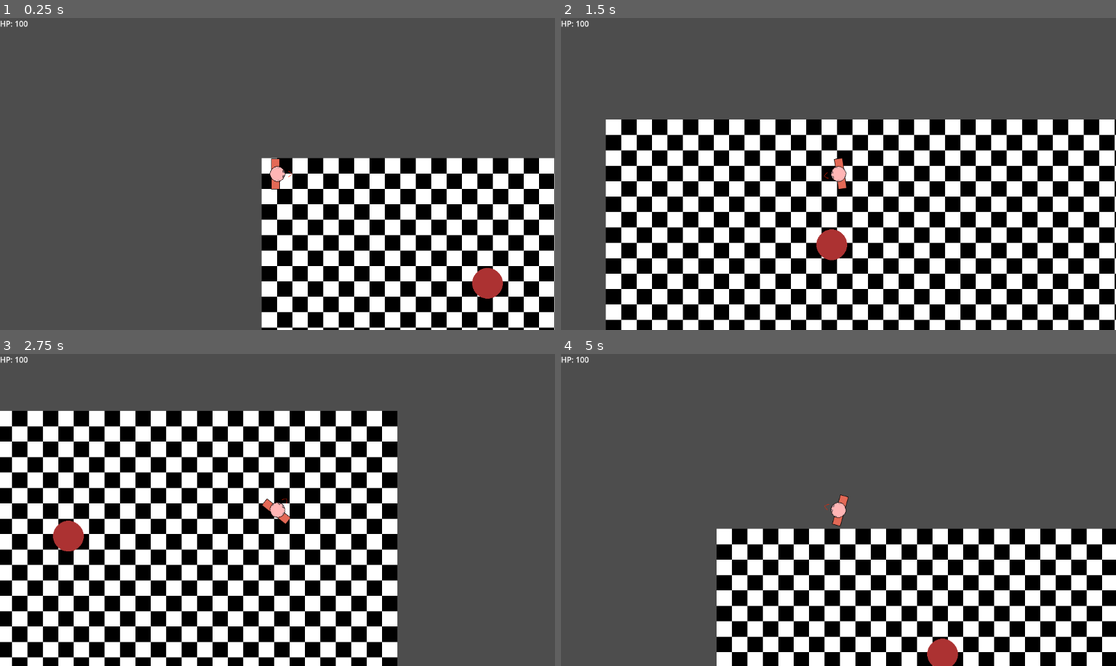
Above: before the commit, frames 1-4 (two rows, left to right).
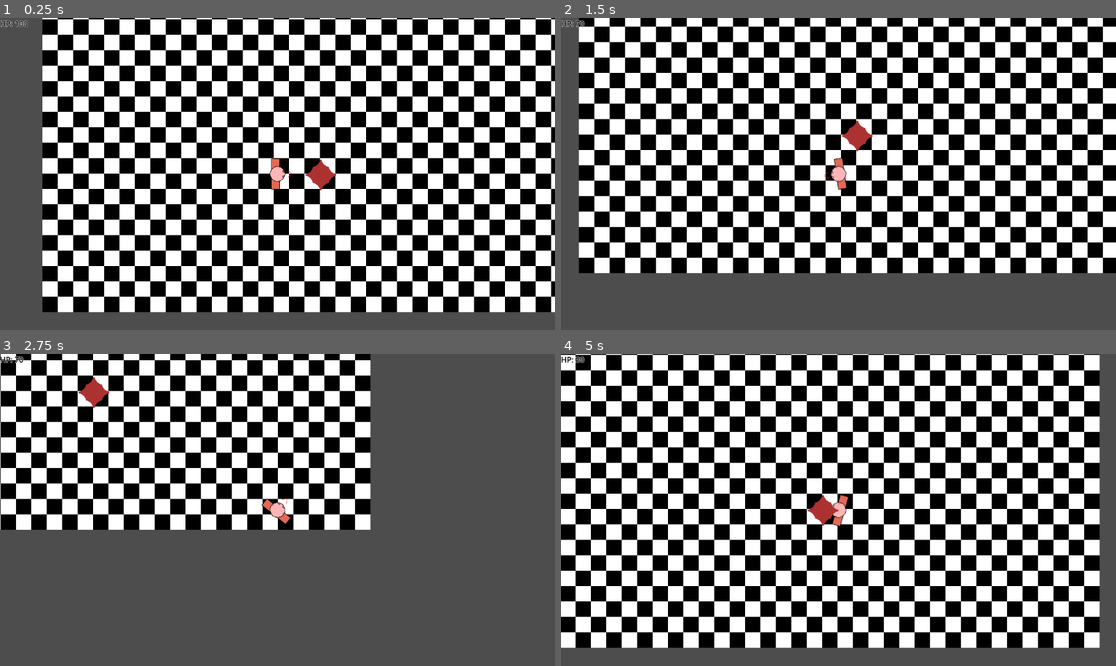
Above: after the commit, the same moments.

Repository: Vooyatel-cmyk/Project77
Game: Godot game, scene res://main.tscn
Same seed, same stepped clock (60 frames per second), same inputs: the game is played once before the commit and once after it.
Inputs (mouse positions are in pixels of both pictures, inside the frame that each line leads up to):
- Up to frame 1 (0.25 s): no input
- Up to frame 2 (1.5 s): tap Enter at 0.5 s; move the mouse to (960, 158) at 0.52 s; hold D (right) 0.53-1.28 s; hold Shift (sprint) 0.53-1.28 s; move the mouse to (727, 189) at 1.27 s; hold S (down) from 1.28 s (still down); tap Shift (sprint) at 1.35 s
- Up to frame 3 (2.75 s): move the mouse to (333, 441) at 2.02 s; release S (down) at 2.03 s; hold D (right) from 2.03 s (still down); hold Shift (sprint) from 2.03 s (still down)
- Up to frame 4 (5 s): move the mouse to (810, 572) at 2.77 s; release D (right) at 2.78 s; release Shift (sprint) at 2.78 s; hold W (up) 2.78-3.53 s; tap Shift (sprint) at 2.85, 4.35 s; move the mouse to (1005, 556) at 3.52 s; hold Shift (sprint) 3.53-4.28 s; hold A (left) from 3.53 s (still down); move the mouse to (672, 463) at 4.27 s

The runs differ from the first frame. In frame 1, 70% of the frame differs, in the area x 0-100%, y 0-100%; in frame 2, 65%; in frame 3, 56%; in frame 4, 89%.

Commit message:
damage and spike

Diff:
--- a/Prefabs/Player.tscn
+++ b/Prefabs/Player.tscn
@@ -1,10 +1,16 @@
-[gd_scene load_steps=4 format=3 uid="uid://c6ano28p1ryrv"]
+[gd_scene load_steps=6 format=3 uid="uid://c6ano28p1ryrv"]
 
 [ext_resource type="Texture2D" uid="uid://necry5riyqmo" path="res://Sprites/Character.png" id="1_1lcv0"]
 [ext_resource type="Script" path="res://Scripts/Player.gd" id="1_36aec"]
 
 [sub_resource type="RectangleShape2D" id="RectangleShape2D_w0n3a"]
-size = Vector2(62, 17)
+size = Vector2(64, 17)
+
+[sub_resource type="RectangleShape2D" id="RectangleShape2D_cors7"]
+size = Vector2(14, 60)
+
+[sub_resource type="CircleShape2D" id="CircleShape2D_qk02b"]
+radius = 14.0
 
 [node name="Player" type="CharacterBody2D"]
 script = ExtResource("1_36aec")
@@ -13,9 +19,28 @@
 rotation = 1.5708
 texture = ExtResource("1_1lcv0")
 
-[node name="CollisionShape" type="CollisionShape2D" parent="."]
-position = Vector2(-4, 1)
+[node name="BodyCollision" type="CollisionShape2D" parent="."]
+position = Vector2(-4, 0)
 rotation = 1.5708
 shape = SubResource("RectangleShape2D_w0n3a")
 
-[node name="Camera2D" type="Camera2D" parent="."]
+[node name="PlayerCamera" type="Camera2D" parent="."]
+
+[node name="Hitbox" type="Area2D" parent="."]
+collision_mask = 2
+
+[node name="Body" type="CollisionShape2D" parent="Hitbox"]
+position = Vector2(-4, 0)
+shape = SubResource("RectangleShape2D_cors7")
+debug_color = Color(0.980392, 0, 0.364706, 0.419608)
+
+[node name="Head" type="CollisionShape2D" parent="Hitbox"]
+shape = SubResource("CircleShape2D_qk02b")
+debug_color = Color(0.982205, 0, 0.364278, 0.42)
+
+[node name="inv" type="Timer" parent="."]
+wait_time = 0.25
+one_shot = true
+
+[connection signal="area_entered" from="Hitbox" to="." method="_on_hitbox_area_entered"]
+[connection signal="area_exited" from="Hitbox" to="." method="_on_hitbox_area_exited"]
--- a/Prefabs/hud.tscn
+++ b/Prefabs/hud.tscn
@@ -1,6 +1,12 @@
-[gd_scene load_steps=2 format=3 uid="uid://cllnc22k3pbt7"]
+[gd_scene load_steps=3 format=3 uid="uid://cllnc22k3pbt7"]
 
 [ext_resource type="Script" path="res://Scripts/hud.gd" id="1_dufio"]
+
+[sub_resource type="LabelSettings" id="LabelSettings_w1484"]
+font_color = Color(0, 0, 0, 1)
+outline_size = 3
+shadow_size = 2
+shadow_color = Color(1, 1, 1, 0)
 
 [node name="HUD" type="CanvasLayer"]
 script = ExtResource("1_dufio")
@@ -16,3 +22,6 @@
 layout_mode = 2
 size_flags_horizontal = 0
 size_flags_vertical = 0
+theme_override_colors/font_color = Color(0, 0, 0, 1)
+theme_override_colors/font_shadow_color = Color(1, 1, 1, 1)
+label_settings = SubResource("LabelSettings_w1484")
--- a/Prefabs/spike.tscn
+++ b/Prefabs/spike.tscn
@@ -1,9 +1,12 @@
-[gd_scene load_steps=3 format=3 uid="uid://fa46qjxw3w3u"]
+[gd_scene load_steps=4 format=3 uid="uid://fa46qjxw3w3u"]
 
-[ext_resource type="Texture2D" uid="uid://j75lhr0hcaqa" path="res://Sprites/spike.png" id="1_kl4j1"]
+[ext_resource type="Texture2D" uid="uid://cn2wfpxy6stw6" path="res://Sprites/spike.png" id="1_kl4j1"]
 
-[sub_resource type="CircleShape2D" id="CircleShape2D_t0kkx"]
-radius = 32.0624
+[sub_resource type="RectangleShape2D" id="RectangleShape2D_j2bw5"]
+size = Vector2(38.1838, 38.1838)
+
+[sub_resource type="RectangleShape2D" id="RectangleShape2D_7kawq"]
+size = Vector2(45.2548, 45.2548)
 
 [node name="Spike" type="Sprite2D"]
 texture = ExtResource("1_kl4j1")
@@ -11,4 +14,15 @@
 [node name="StaticBody2D" type="StaticBody2D" parent="."]
 
 [node name="CollisionShape2D" type="CollisionShape2D" parent="StaticBody2D"]
-shape = SubResource("CircleShape2D_t0kkx")
+position = Vector2(-4.76837e-07, 1.1921e-07)
+rotation = 0.785398
+shape = SubResource("RectangleShape2D_j2bw5")
+
+[node name="hitbox" type="Area2D" parent="."]
+collision_layer = 2
+collision_mask = 0
+
+[node name="Hitarea" type="CollisionShape2D" parent="hitbox"]
+rotation = 0.785398
+shape = SubResource("RectangleShape2D_7kawq")
+debug_color = Color(0.995084, 0, 0.211362, 0.42)
--- a/Scripts/Player.gd
+++ b/Scripts/Player.gd
@@ -1,4 +1,6 @@
 extends CharacterBody2D
+
+var Damage_Area = null
 
 func _move():
 	var input_direction = Input.get_vector("left", "right", "up", "down")
@@ -12,10 +14,30 @@
 	else:
 		Global.PlayerSpeed = 300
 
+func _takedamage():
+	if $inv.time_left == 0:
+		if Damage_Area != null:
+			Global.PlayerHP -= 10
+			$inv.start()
+			if Global.PlayerHP <= 0:
+				get_tree().reload_current_scene()
+				Global.PlayerHP = 100
+
 func _control():
 	_sprint()
 	_move()
 
+
 func _physics_process(_delta) -> void:
 	_control()
+	_takedamage()
 	move_and_slide()
+
+
+func _on_hitbox_area_entered(area):
+	Damage_Area = area
+
+
+func _on_hitbox_area_exited(area):
+	if area == Damage_Area:
+		Damage_Area = null
--- a/main.tscn
+++ b/main.tscn
@@ -1,7 +1,7 @@
 [gd_scene load_steps=7 format=3 uid="uid://dwfepsklgteej"]
 
 [ext_resource type="PackedScene" uid="uid://c6ano28p1ryrv" path="res://Prefabs/Player.tscn" id="1_3b6qs"]
-[ext_resource type="Texture2D" uid="uid://bpcwpethnkrrl" path="res://tile.png" id="2_bj84q"]
+[ext_resource type="Texture2D" uid="uid://bpcwpethnkrrl" path="res://Sprites/tile.png" id="2_bj84q"]
 [ext_resource type="PackedScene" uid="uid://fa46qjxw3w3u" path="res://Prefabs/spike.tscn" id="3_eq4py"]
 [ext_resource type="PackedScene" uid="uid://cllnc22k3pbt7" path="res://Prefabs/hud.tscn" id="4_o2trk"]
 
@@ -17,7 +17,7 @@
 [node name="main" type="Node2D"]
 
 [node name="Player" parent="." instance=ExtResource("1_3b6qs")]
-position = Vector2(33, 33)
+position = Vector2(488, 353)
 
 [node name="TileMap" type="TileMap" parent="."]
 tile_set = SubResource("TileSet_iw2bq")
@@ -27,6 +27,6 @@
 layer_0/tile_data = PackedInt32Array(0, 0, 0, 1, 0, 0, 2, 0, 0, 3, 0, 0, 4, 0, 0, 5, 0, 0, 6, 0, 0, 7, 0, 0, 8, 0, 0, 9 …(2337 unchanged characters)…
 
 [node name="Spike" parent="." instance=ExtResource("3_eq4py")]
-position = Vector2(469, 260)
+position = Vector2(578, 355)
 
 [node name="HUD" parent="." instance=ExtResource("4_o2trk")]
Binary file changed: Sprites/spike.png
Not shown, changed: Sprites/spike.png.import
Renamed: tile.png -> Sprites/tile.png
Not shown, changed: Sprites/tile.png.import
